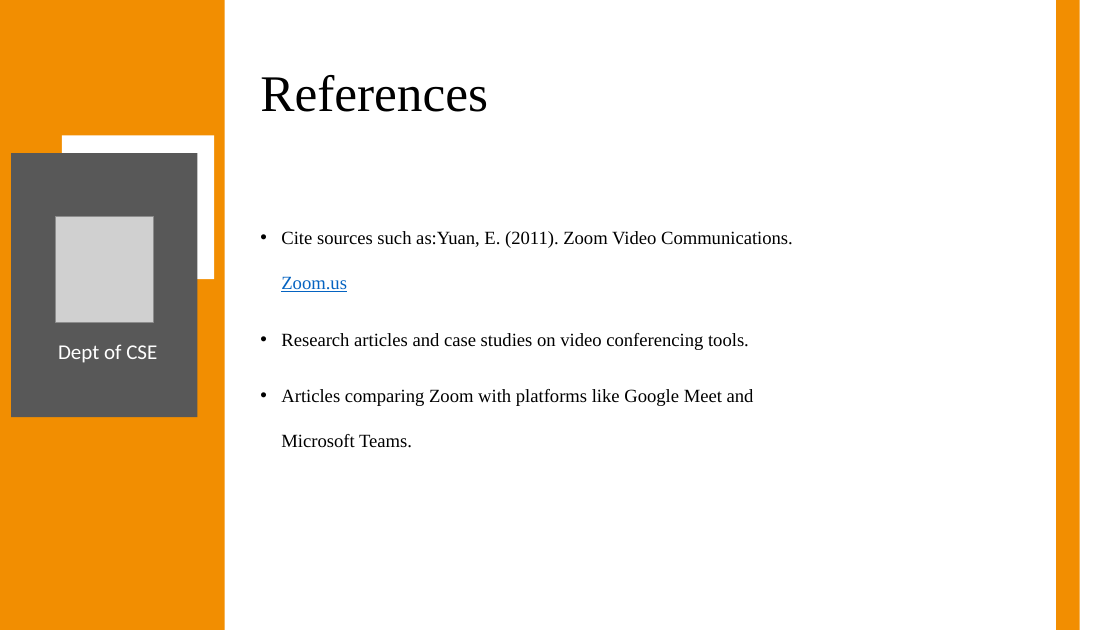
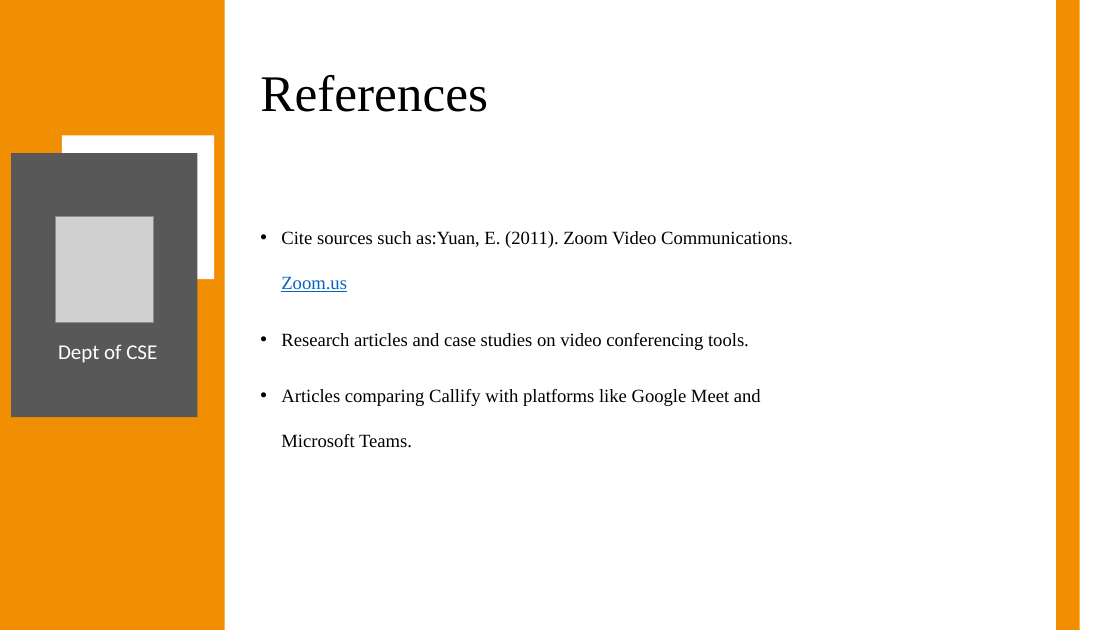
Before and after one commit to Anish202020/7th-Semester, a slide deck: slide 20 of Report & PPT/Project Work/Ppt/Callify Synopsis.pptx (slide 19 before the commit). Drawn at 1120x630 pixels with LibreOffice and Linux fonts; fonts in the diff are those of the drawing; grey boxes stand for pictures. Boxes give left, top, right and bottom in pixels: in the first picture for what was removed or moved away, otherwise in the second. Text is boxed around its words. In the diff, an @@ line names an element or a change of style, - is before the commit and + after.

```diff
--- a/Report & PPT/Project Work/Ppt/Callify Synopsis.pptx
+++ b/Report & PPT/Project Work/Ppt/Callify Synopsis.pptx
@@ text at [281,389,761,448]: text changed @@
-• Articles comparing Zoom with platforms like Google Meet and Microsoft Teams.
+• Articles comparing Callify with platforms like Google Meet and Microsoft Teams.
```
Also in this commit, not shown: 6 other slides changed, 1 slide added, 3 other files.
